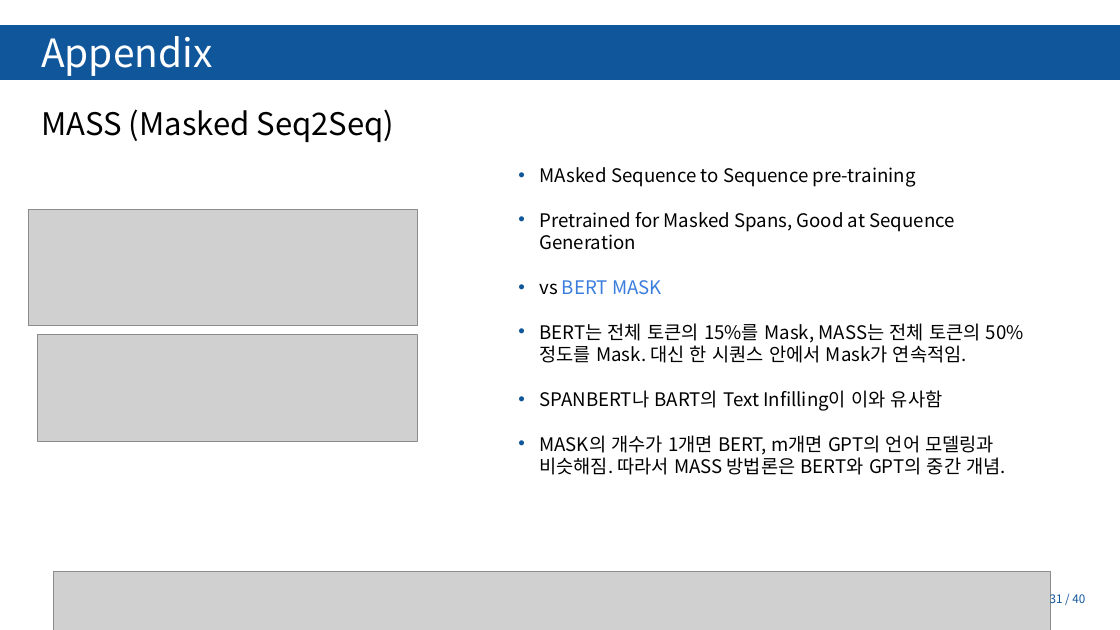
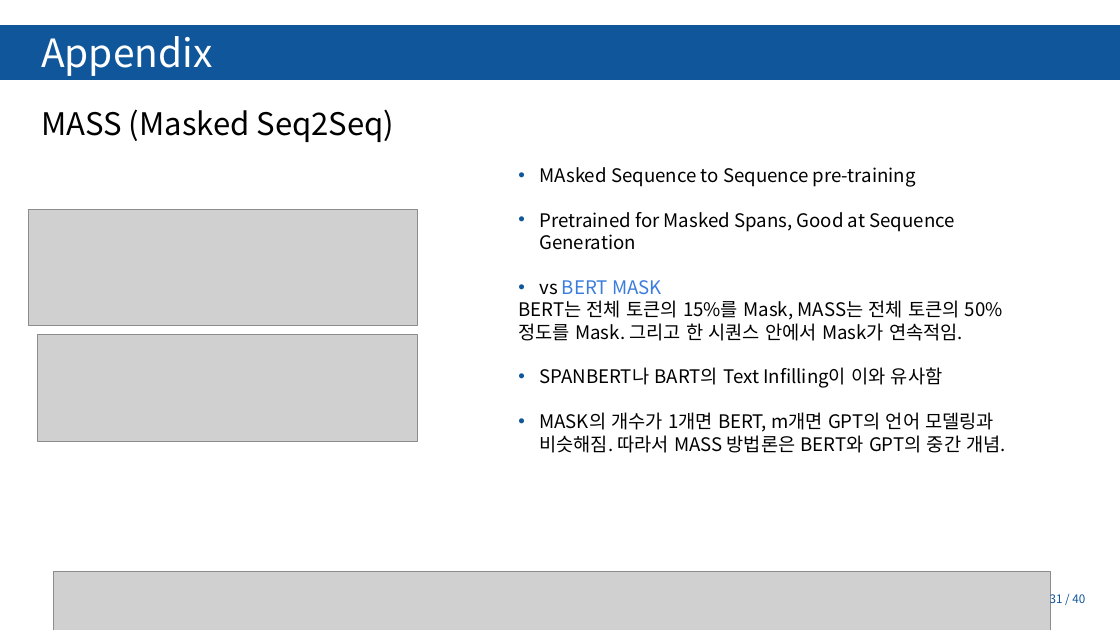
Before and after one commit to Tiabet/Paper-for-ML-DL, a slide deck: slide 31 of 세미나/BART_김정현.pptx. Drawn at 1120x630 pixels with LibreOffice and Linux fonts; fonts in the diff are those of the drawing; grey boxes stand for pictures; background and template pictures are left out. Boxes give left, top, right and bottom in pixels: in the first picture for what was removed or moved away, otherwise in the second. Text is boxed around its words. In the diff, an @@ line names an element or a change of style, - is before the commit and + after.

```diff
--- a/세미나/BART_김정현.pptx
+++ b/세미나/BART_김정현.pptx
@@ text at [518,300,1003,341]: text changed @@
-• BERT는 전체 토큰의 15%를 Mask, MASS는 전체 토큰의 50% 정도를 Mask. 대신 한 시퀀스 안에서 Mask가 연속적임.
+BERT는 전체 토큰의 15%를 Mask, MASS는 전체 토큰의 50% 정도를 Mask. 그리고 한 시퀀스 안에서 Mask가 연속적임.
```
Also in this commit, not shown: 20 other slides changed, 1 slide added, 1 slide removed, 2 other files.
